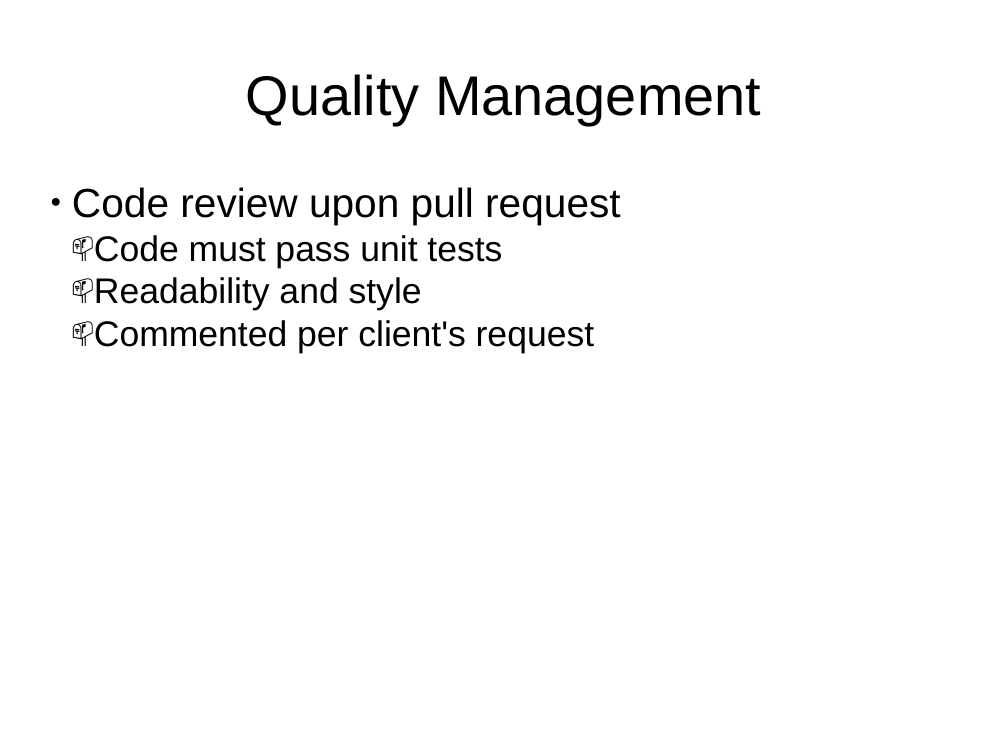
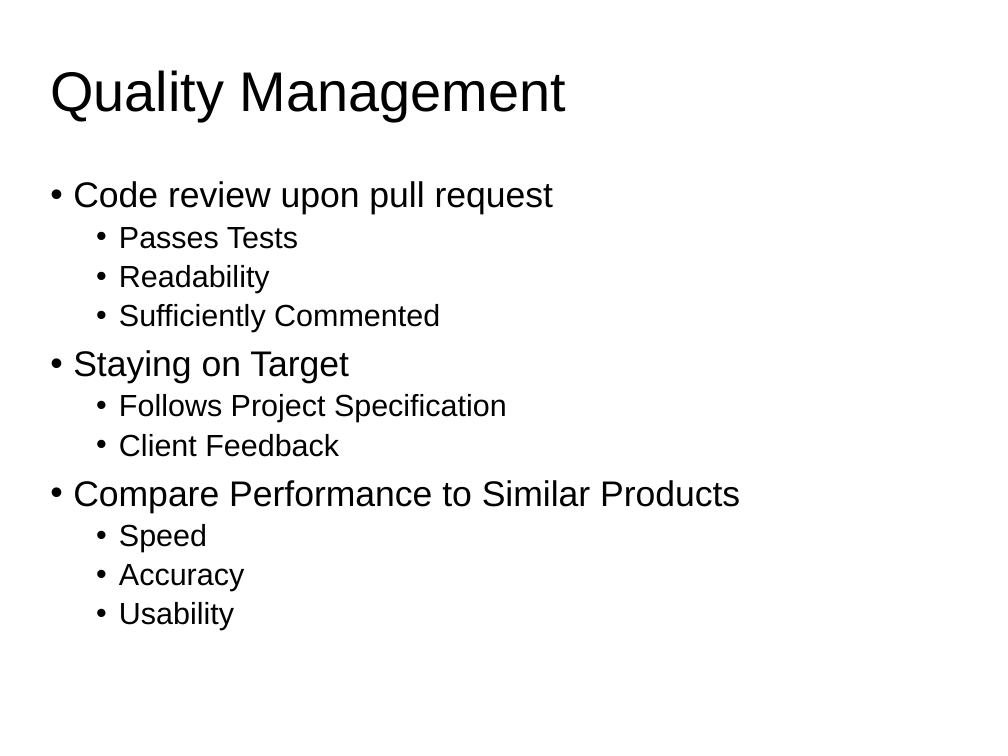
Before and after one commit to spesmit/hotspotter, a slide deck: slide 2 of Documentation/Presentations/dylans-project-spec-slides.pptx. Drawn at 1008x756 pixels with LibreOffice and Linux fonts; fonts in the diff are those of the drawing. Boxes give left, top, right and bottom in pixels: in the first picture for what was removed or moved away, otherwise in the second. Text is boxed around its words. In the diff, an @@ line names an element or a change of style, - is before the commit and + after.

```diff
--- a/Documentation/Presentations/dylans-project-spec-slides.pptx
+++ b/Documentation/Presentations/dylans-project-spec-slides.pptx
@@ title "Quality Management" at bbox=[50, 70, 566, 121]: alignment centre to left; line spacing 1 to 0.9 @@
@@ text removed at bbox=[72, 187, 620, 353] @@
-● Code review upon pull request
-  📫 Code must pass unit tests
-  📫 Readability and style
-  📫 Commented per client's request
@@ text added at bbox=[73, 181, 740, 630], 24 pt, text #000000 @@
+• Code review upon pull request
+  • Passes Tests
+  • Readability
+  • Sufficiently Commented
+• Staying on Target
+  • Follows Project Specification
+  • Client Feedback
+• Compare Performance to Similar Products
+  • Speed
+  • Accuracy
+  • Usability
```
Also in this commit, not shown: 1 other slide changed.
